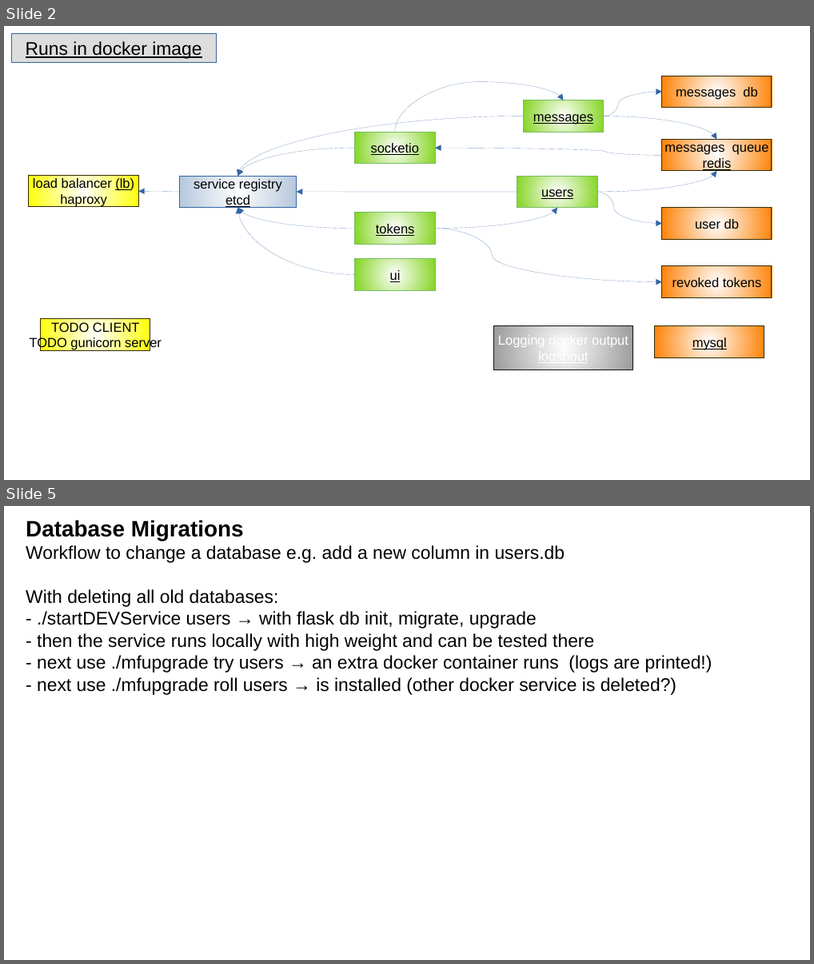
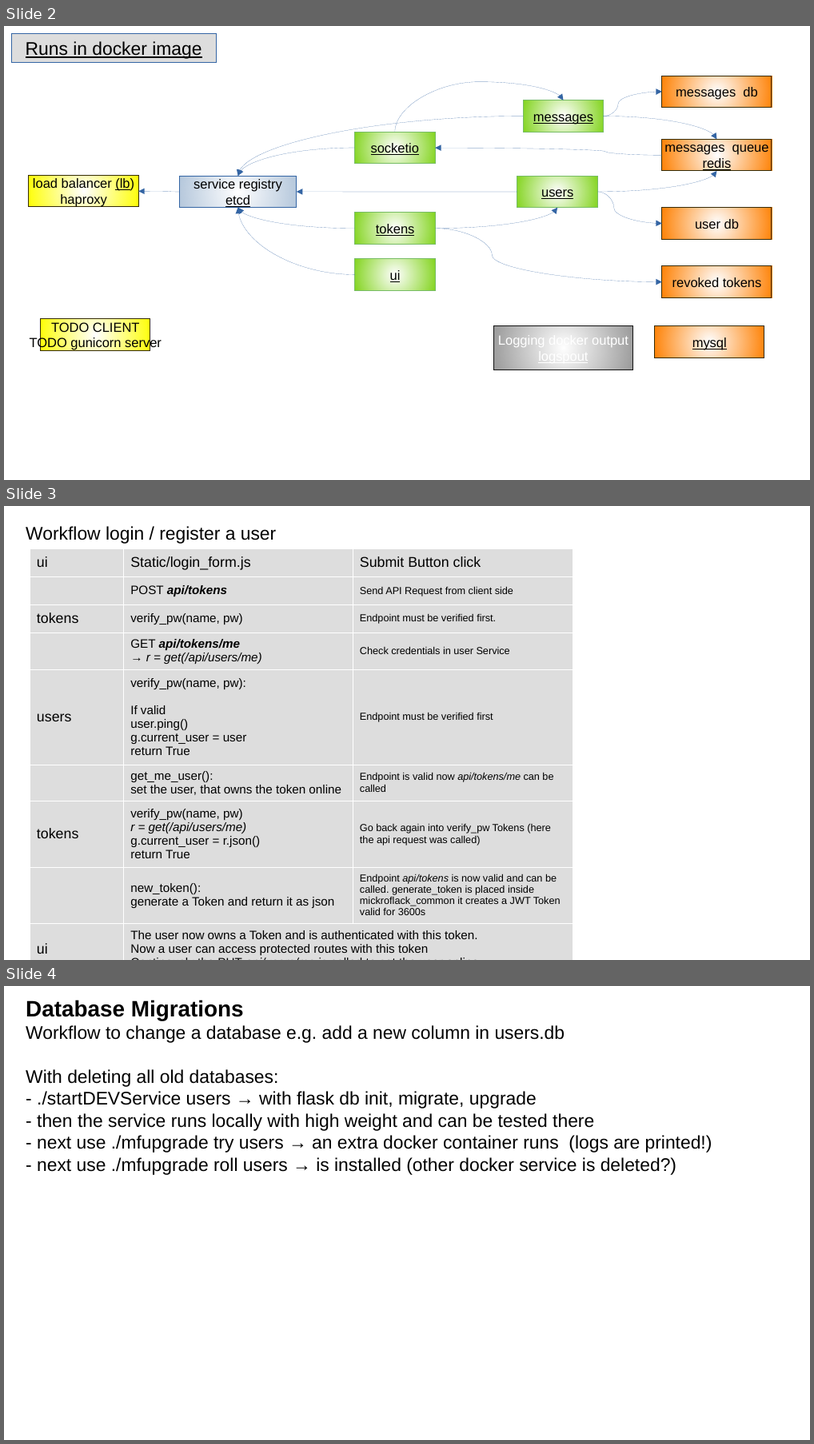
Before and after one commit to CesMak/microflack_admin, a slide deck: docu/praesi.odp. Shown one above the other, each under a label of ours: slides 2 and 5 before the commit, slides 2, 3 and 4 after it; the slides between them are not shown. The pictures are 814x964 and 814x1444 pixels, drawn with LibreOffice and Linux fonts; fonts in the diff are those of the drawing; background and template pictures are left out. Boxes give left, top, right and bottom in pixels: in the first picture for what was removed or moved away, otherwise in the second. Text is boxed around its words. In the diff, an @@ line names an element or a change of style, - is before the commit and + after.

Commit message:
added workflow tokens

```diff
--- a/docu/praesi.odp
+++ b/docu/praesi.odp
@@ slide 3 added at <box>4,506,810,960</box>, background #FFFFFF @@
@@ text added at <box>26,526,276,544</box>, 18 pt, text #000000 @@
+Workflow login / register a user
@@ table added at <box>30,548,573,958</box>, 9 rows, 3 columns @@
+ui | Static/login_form.js | Submit Button click
+ | POST api/tokens | Send API Request from client side
+tokens | verify_pw(name, pw) | Endpoint must be verified first.
+ | GET api/tokens/me / → r = get(/api/users/me) | Check credentials in user Service
+users | verify_pw(name, pw): / If valid / user.ping() / g.current_user = user / return True | Endpoint must be verified first
+ | get_me_user(): / set the user, that owns the token online | Endpoint is valid now api/tokens/me can be called
+tokens | verify_pw(name, pw) / r = get(/api/users/me) / g.current_user = r.json() / return True | Go back again into verify_pw Tokens (here the api request was called)
+ | new_token(): / generate a Token and return it as json | Endpoint api/tokens is now valid and can be called. generate_token is placed inside mickroflack_common it creates a JWT Token valid for 3600s
+ui | The user now owns a Token and is authenticated with this token. / Now a user can access protected routes with this token / Continously the PUT api/users/me is called to set the user online | 
@@ what was slide 5 is now slide 4 @@
```
Also in this commit, not shown: 1 other slide added, 2 slides removed, 1 other file.
